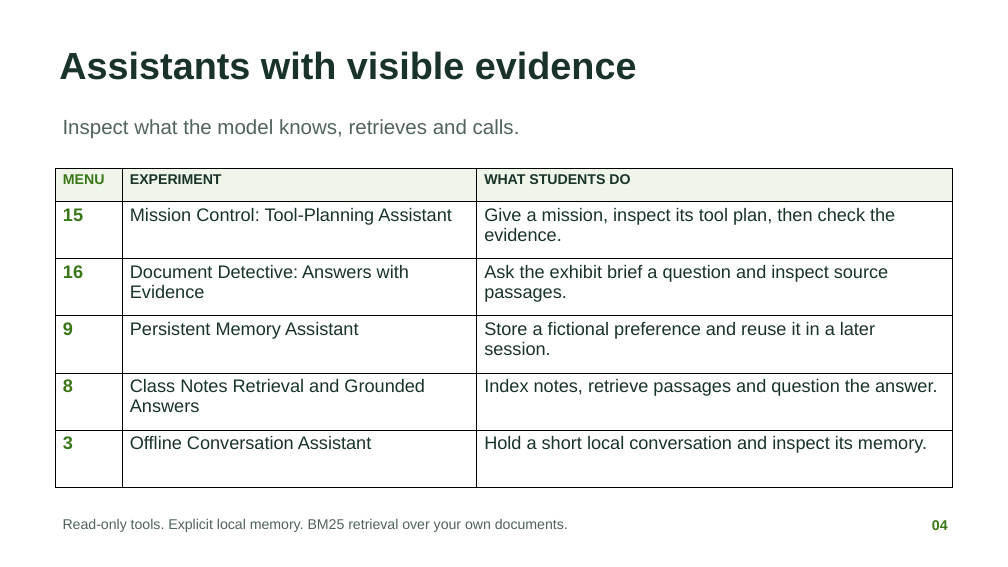
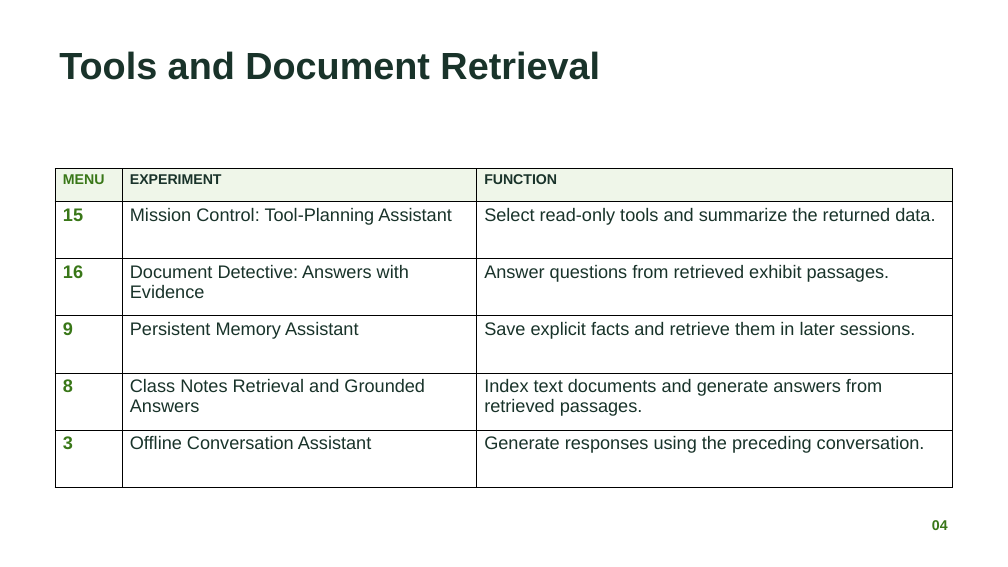
Before and after one commit to nileshsarkar-ai/JetsonNano-Demo, a slide deck: slide 4 of docs/Jetson_Nano_Local_AI_Experiments.pptx. Drawn at 1008x567 pixels with LibreOffice and Linux fonts; fonts in the diff are those of the drawing. Boxes give left, top, right and bottom in pixels: in the first picture for what was removed or moved away, otherwise in the second. Text is boxed around its words. In the diff, an @@ line names an element or a change of style, - is before the commit and + after.

```diff
--- a/docs/Jetson_Nano_Local_AI_Experiments.pptx
+++ b/docs/Jetson_Nano_Local_AI_Experiments.pptx
@@ text at [59, 51, 600, 80]: text changed @@
-Assistants with visible evidence
+Tools and Document Retrieval
@@ text removed at [63, 119, 520, 139] @@
-Inspect what the model knows, retrieves and calls.
@@ table at [55, 169, 954, 488] @@
-row 1, column 3: WHAT STUDENTS DO
+row 1, column 3: FUNCTION
-row 2, column 3: Give a mission, inspect its tool plan, then check the evidence.
+row 2, column 3: Select read-only tools and summarize the returned data.
-row 3, column 3: Ask the exhibit brief a question and inspect source passages.
+row 3, column 3: Answer questions from retrieved exhibit passages.
-row 4, column 3: Store a fictional preference and reuse it in a later session.
+row 4, column 3: Save explicit facts and retrieve them in later sessions.
-row 5, column 3: Index notes, retrieve passages and question the answer.
+row 5, column 3: Index text documents and generate answers from retrieved passages.
-row 6, column 3: Hold a short local conversation and inspect its memory.
+row 6, column 3: Generate responses using the preceding conversation.
@@ text removed at [63, 518, 568, 532] @@
-Read-only tools. Explicit local memory. BM25 retrieval over your own documents.
```
Also in this commit, not shown: 8 other slides changed, 1 slide added, 1 slide removed, 2 other files.
